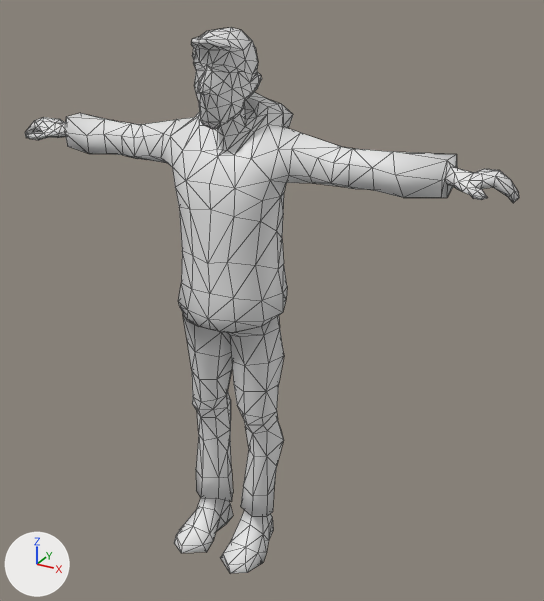
The FBX model Assets/Agent/Agent.fbx, before and after one commit.
Before and after are seen from a camera (50 mm lens) standing at (1.216, -1.921, 1.939) and looking at (0.115, 0.081, 0.938). Every picture has the same lights, and +X, +Y and +Z are marked at lower left. Mesh edges are drawn as thin lines. Where no turn or scale is listed for an object, it has been applied to the vertices.

Objects in the first picture: 'agent'.
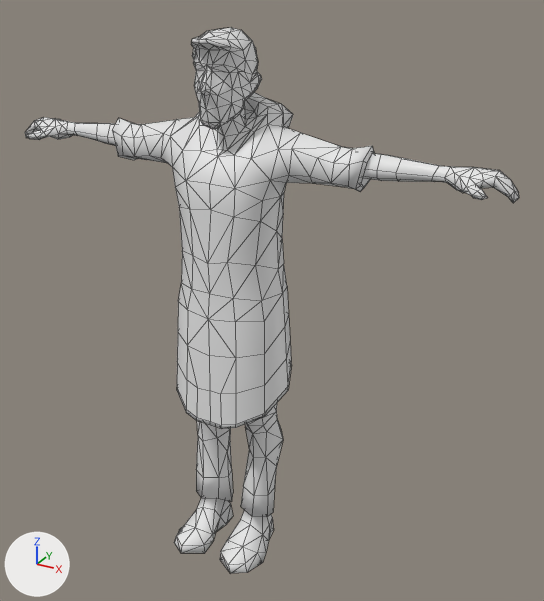
Where the change shows, as pixel boxes (x1, y1, x2, y2) in the pictures (544 x 601 px; the box of a moved part takes in the faces that stretch with it):
part 1 of me_agent, moved or reshaped
    before: (33, 113, 499, 365)
    after: (33, 117, 499, 429)
part 2 of me_agent, moved or reshaped
    before: (176, 435, 267, 572)
    after: (177, 436, 268, 572)
part 3 of me_agent, moved or reshaped
    before: (198, 70, 212, 95)
    after: (198, 70, 212, 96)

The change, as a diff of the scene's bpy script:
```diff
--- a/Assets/Agent/Agent.fbx.py
+++ b/Assets/Agent/Agent.fbx.py
@@ me_agent @@
 # used by ob_agent; location = (0.0, 0.0, 0.0)
 # verts and faces of me_agent; kept vertices keep their numbers, new ones are numbered from 724
 # before: 18 (0.11, -0.11, 0.05) at pixel (245, 547), 223 (0.04, -0.15, 0.03) at pixel (223, 553), 224 (0.04, -0.1, 0.04) at pixel (230, 541), 233 (0.03, -0.15, 0.0) at pixel (220, 557), 305 (0.11, -0.05, 0.23) at pixel (252, 496)
 # before: 405 (-0.11, -0.11, 0.05) at pixel (193, 526), 571 (-0.04, -0.15, 0.03) at pixel (202, 544), 572 (-0.04, -0.1, 0.04) at pixel (209, 533), 581 (-0.03, -0.15, 0.0) at pixel (206, 552), 648 (-0.11, -0.05, 0.23) at pixel (202, 478)
 # before: 86 (0.03, 0.1, 1.65), 90 (0.0, -0.12, 1.65) at pixel (200, 82), 100 (0.01, -0.12, 1.65) at pixel (203, 82), 359 (0.0, -0.13, 1.63) at pixel (198, 92), 360 (0.01, -0.13, 1.63) at pixel (202, 92)
 # before: 472 (-0.03, 0.1, 1.65), 479 (-0.01, -0.12, 1.65) at pixel (199, 82), 700 (-0.01, -0.13, 1.63) at pixel (197, 91)
-me_agent.from_pydata(...)  # 724 vertices, 1366 faces; spans x -0.86..0.86, y -0.21..0.19, z 0.0..1.79
+me_agent.from_pydata(...)  # 814 vertices, 1398 faces; spans x -0.86..0.86, y -0.21..0.19, z 0.0..1.79
+# me_agent part 1
+# 60 vertices are removed from x -0.67..0.67, y -0.12..0.15, z 0.87..1.48
+# 180 faces are deleted
+# 10 vertices in x -0.76..0.76, y 0.01..0.07, z 1.4..1.45 move by (0.0, 0.0, 0.01)
+# 15 vertices move from x -0.72..0.72, y -0.13..0.15, z 0.86..1.4 to x -0.72..0.72, y -0.12..0.15, z 0.81..1.43
+# 144 vertices are added at x -0.65..0.65, y -0.15..0.17, z 0.55..1.49
+# 6 new vertices lie (0.08, 0.0, 0.0) away from vertices in x -0.48..0.4, y 0.02..0.05, z 1.41..1.47
+# 212 new faces join them
+# me_agent part 2
+for i in [223, 233, 571, 581]: verts[i] += (0.0, -0.01, 0.0)
+verts[405] = (-0.1, -0.11, 0.05)  # moved, pixel (195, 527)
+verts[572] = (-0.03, -0.1, 0.04)  # moved, pixel (212, 534)
+verts[648] = (-0.11, -0.04, 0.23)  # moved, pixel (203, 477)
+verts[305] = (0.11, -0.04, 0.23)  # moved, pixel (253, 495)
+verts[18] = (0.1, -0.11, 0.05)  # moved, pixel (242, 546)
+verts[224] = (0.03, -0.1, 0.04)  # moved, pixel (227, 540)
+# me_agent part 3
+for i in [90, 100, 359, 360, 479, 700]: verts[i] += (0.0, 0.01, 0.0)
+verts[472] = (-0.04, 0.1, 1.65)  # moved
+verts[86] = (0.04, 0.1, 1.65)  # moved
```
